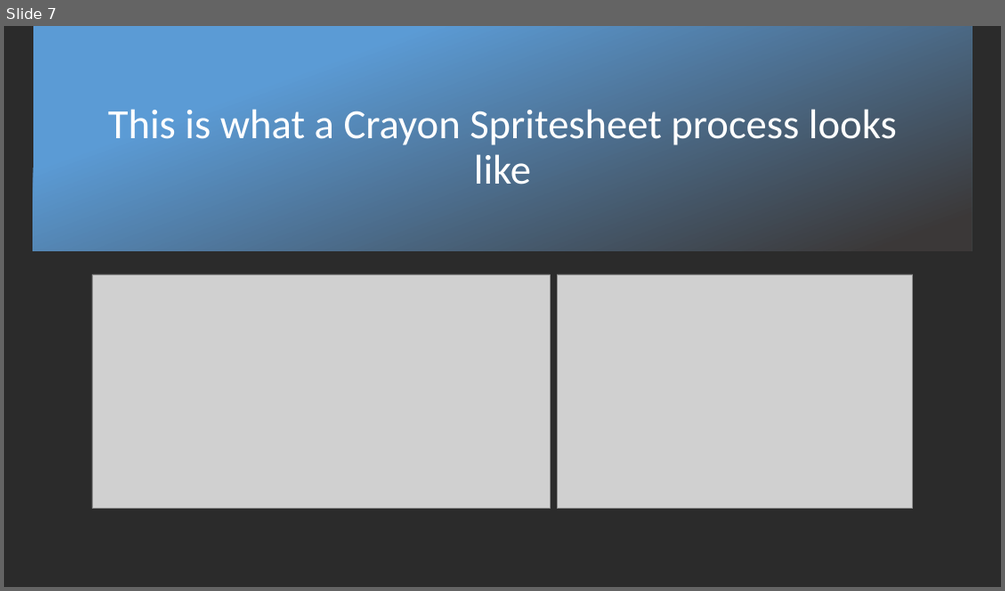
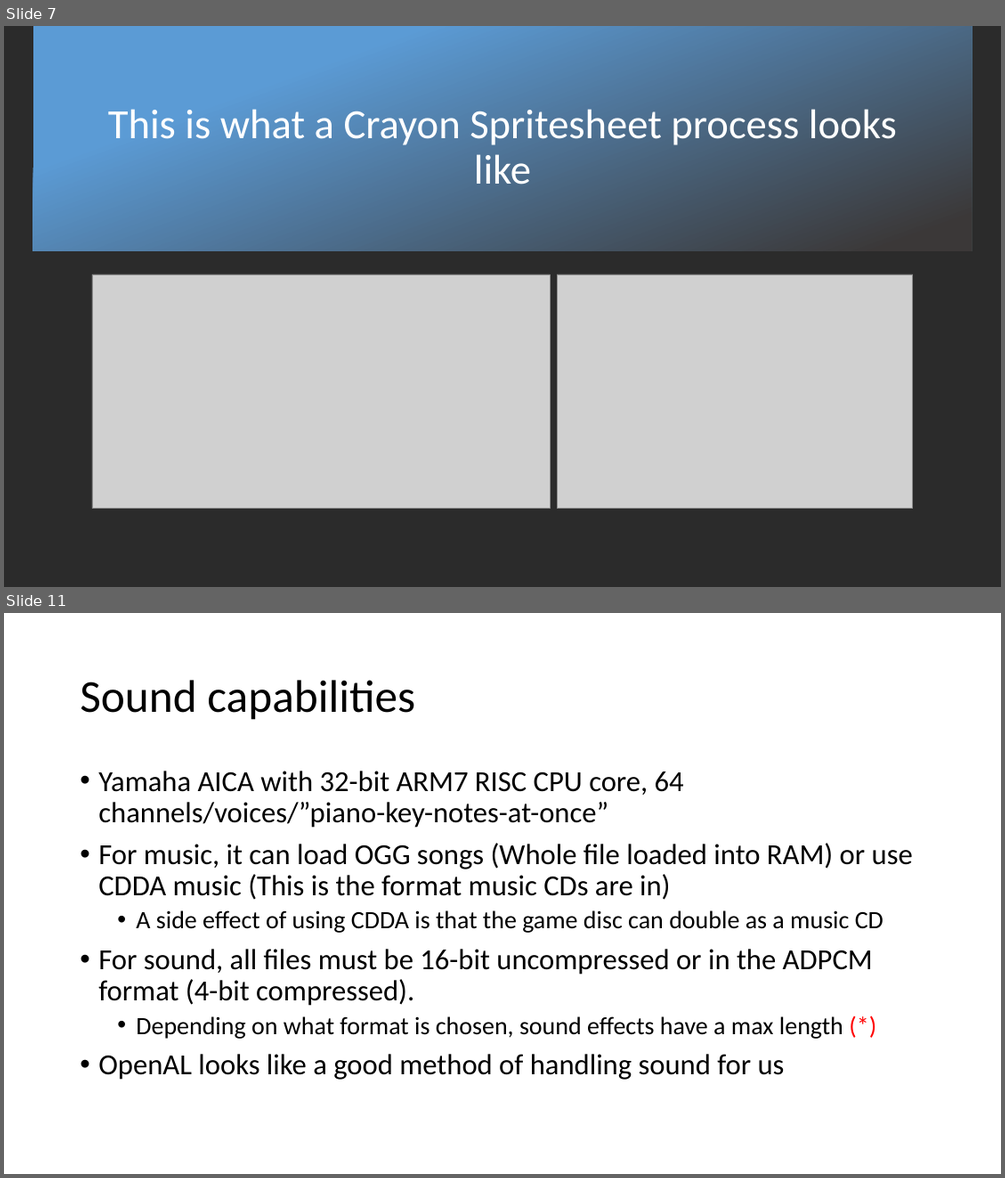
Before and after one commit to Protofall/Crayon-Game-Framework, a slide deck: Documentation/About-DC-and-Crayon.pptx. Shown one above the other, each under a label of ours: slide 7 before the commit, slides 7 and 11 after it; the slides between them are not shown. The pictures are 1005x591 and 1005x1178 pixels, drawn with LibreOffice and Linux fonts; fonts in the diff are those of the drawing; grey boxes stand for pictures; background and template pictures are left out; a plain dark background stands for a picture behind light text. Boxes give left, top, right and bottom in pixels: in the first picture for what was removed or moved away, otherwise in the second. Text is boxed around its words. In the diff, an @@ line names an element or a change of style, - is before the commit and + after.

```diff
--- a/Documentation/About-DC-and-Crayon.pptx
+++ b/Documentation/About-DC-and-Crayon.pptx
@@ slide 11 added at (4, 613, 1001, 1174), background #FFFFFF @@
@@ title added at (80, 680, 415, 720), 44 pt, text #000000 @@
+Sound capabilities
@@ text added at (98, 771, 913, 1079), 28 pt, text #000000 @@
+• Yamaha AICA with 32-bit ARM7 RISC CPU core, 64 channels/voices/”piano-key-notes-at-once”
+• For music, it can load OGG songs (Whole file loaded into RAM) or use CDDA music (This is the format music CDs are in)
+  • A side effect of using CDDA is that the game disc can double as a music CD
+• For sound, all files must be 16-bit uncompressed or in the ADPCM format (4-bit compressed).
+  • Depending on what format is chosen, sound effects have a max length (*)
+• OpenAL looks like a good method of handling sound for us
```
Also in this commit, not shown: 7 other slides added.
